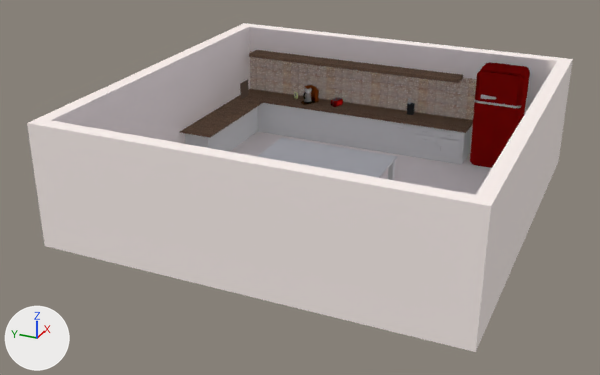
A saved change to the Blender file 03-Scenes/raum.blend.
Before and after are seen from a camera (50 mm lens) standing at (-71.9, -30.1, 36.7) and looking at (-2.9, 1.0, 2.2). The lights are fixed; the arrows at lower left show +X, +Y and +Z.
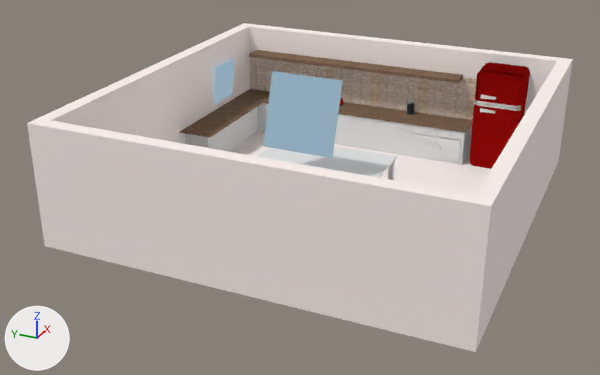
Boxes (x1, y1, x2, y2) around the edits, measured in the pictures (600 x 375 px):
'Plane.001', recoloured, moved, turned, rescaled, surface changed (not visible before): after (263, 71, 343, 158)
'tür', added: after (470, 102, 521, 169)
'Plane.003', now drawn (blue): after (214, 58, 234, 104)
'Schranktuer', recoloured: (437, 138, 461, 161) in both

What changed in the scene script:
```text
Change mat_material:
    mat_material: diffuse_material('Material') -> emission_material('Material')
    mat_material.base_color: (0.8, 0.8, 0.8) -> (0.55, 0.804, 1.0)  # white #e7e7e7 -> blue #c4e8ff
    add mat_material.strength = 0.5
Change me_plane_001:
    where me_plane_001.from_pydata(...)  # 4 vertices, 1 face; spans x -1.0..1.0, y -1.0..1.0, z 0.0
    remove me_plane_001.materials.append(mat_material_001)  # dark grey #494a4e
    add me_plane_001.materials.append(mat_material)  # blue #c4e8ff
Add me_plane_010:
    me_plane_010.from_pydata(...)  # 55 vertices, 37 faces, 2 loose edges; spans x -2.52..0.03, y -1.33..-1.0, z -3.8..3.59
    # faces by material slot: [30, 7]
    me_plane_010.materials.append(mat_red)
    me_plane_010.materials.append(mat_metall_1)
Add col_tür:
    col_tür = bpy.data.collections.new('tür')
    col_tür.objects.link(ob_henkel_001)
    col_tür.objects.link(ob_tür_001)
Change ob_plane_001:
    remove ob_plane_001.visible_camera = False
    ob_plane_001.location: (0.0, 0.0, 11.94) -> (-3.58, 0.43, 10.21)
    ob_plane_001.rotation_euler: (0.0, 0.0, 0.0) -> (1.877, 0.0038, 1.554)  # degrees (0, 0, 0) -> degrees (108, 0.2, 89)
    ob_plane_001.scale: (18.6, 18.6, 1.98) -> (3.65, 3.65, 3.65)
Add ob_tür:
    ob_tür = bpy.data.objects.new('tür', None)
    ob_tür.location = (16.27, -14.42, 3.79)
    ob_tür.rotation_euler = (0.0, 0.0, 4.712)  # degrees (0, 0, 270)
    ob_tür.show_instancer_for_render = False
    ob_tür.instance_type = 'COLLECTION'
    ob_tür.instance_collection = col_tür
Add ob_henkel_001:
    ob_henkel_001 = bpy.data.objects.new('henkel.001', me_plane_008.copy())  # the mesh of ob_henkel
    ob_henkel_001.location = (0.737, 0.432, 2.889)
Add ob_tür_001:
    ob_tür_001 = bpy.data.objects.new('tür.001', me_plane_010)
    ob_tür_001.location = (-0.000646, -0.267, 0.0)
    _m = ob_tür_001.modifiers.new('Mirror', 'MIRROR')
```
